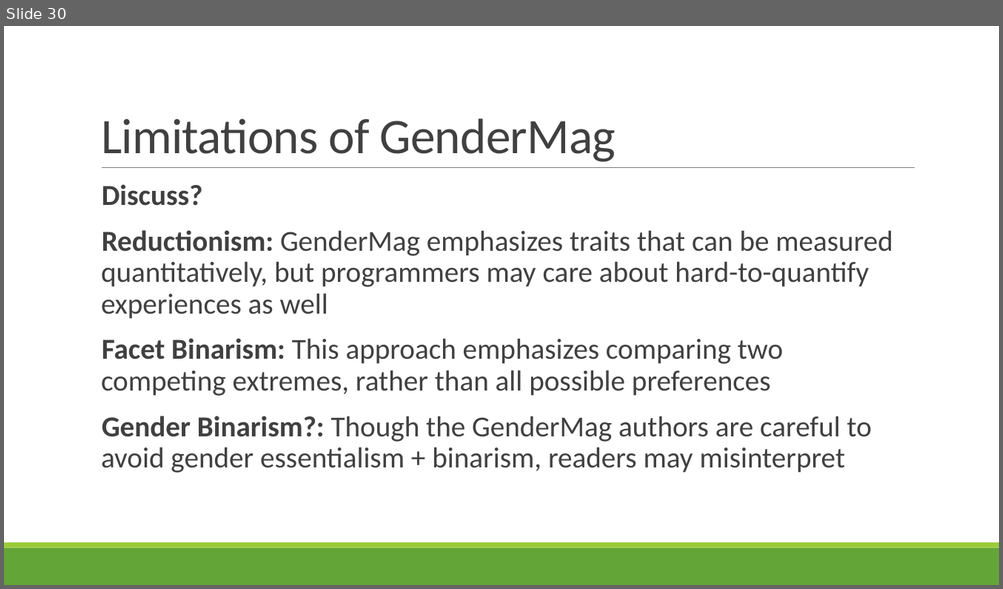
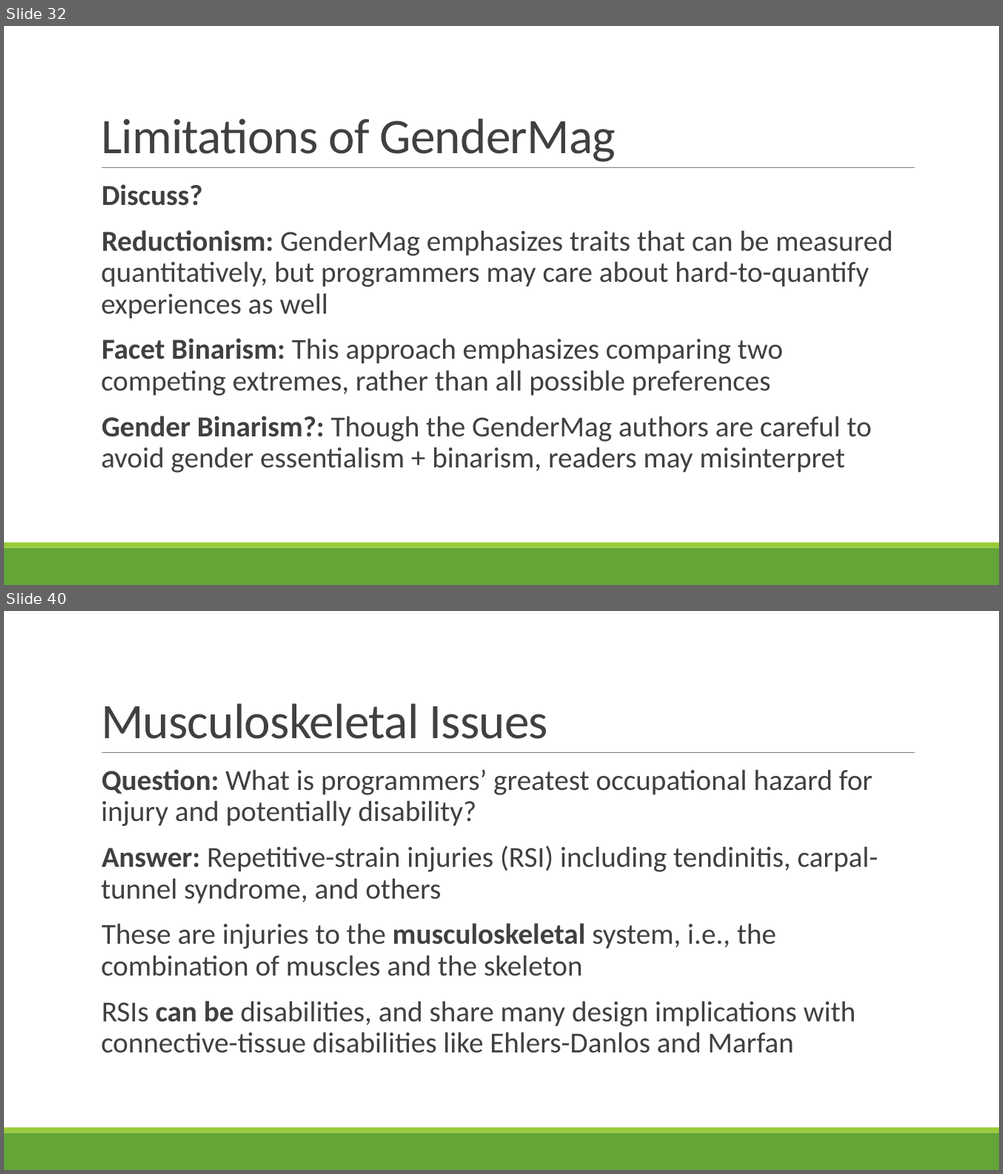
Before and after one commit to rbohrer/pl-course, a slide deck: LectureSlides/10GenderDisability.pptx. Shown one above the other, each under a label of ours: slide 30 before the commit, slides 32 and 40 after it; the slides between them are not shown. The pictures are 1003x589 and 1003x1174 pixels, drawn with LibreOffice and Linux fonts; fonts in the diff are those of the drawing. Boxes give left, top, right and bottom in pixels: in the first picture for what was removed or moved away, otherwise in the second. Text is boxed around its words. In the diff, an @@ line names an element or a change of style, - is before the commit and + after.

```diff
--- a/LectureSlides/10GenderDisability.pptx
+++ b/LectureSlides/10GenderDisability.pptx
@@ slide 40 added at box(4, 611, 999, 1170), background #FFFFFF; not listed: 3 template elements that a slide beside it also shows @@
@@ title added at box(101, 703, 548, 739), 48 pt, text #404040 @@
+Musculoskeletal Issues
@@ text added at box(101, 769, 878, 1054), 28 pt, text #404040 @@
+  Question: What is programmers’ greatest occupational hazard for injury and potentially disability?
+  Answer: Repetitive-strain injuries (RSI) including tendinitis, carpal-tunnel syndrome, and others
+  These are injuries to the musculoskeletal system, i.e., the combination of muscles and the skeleton
+  RSIs can be disabilities, and share many design implications with connective-tissue disabilities like Ehlers-Danlos and Marfan
@@ what was slide 30 is now slide 32 @@
```
Also in this commit, not shown: 3 slides changed, 19 other slides added, 1 slide removed.
